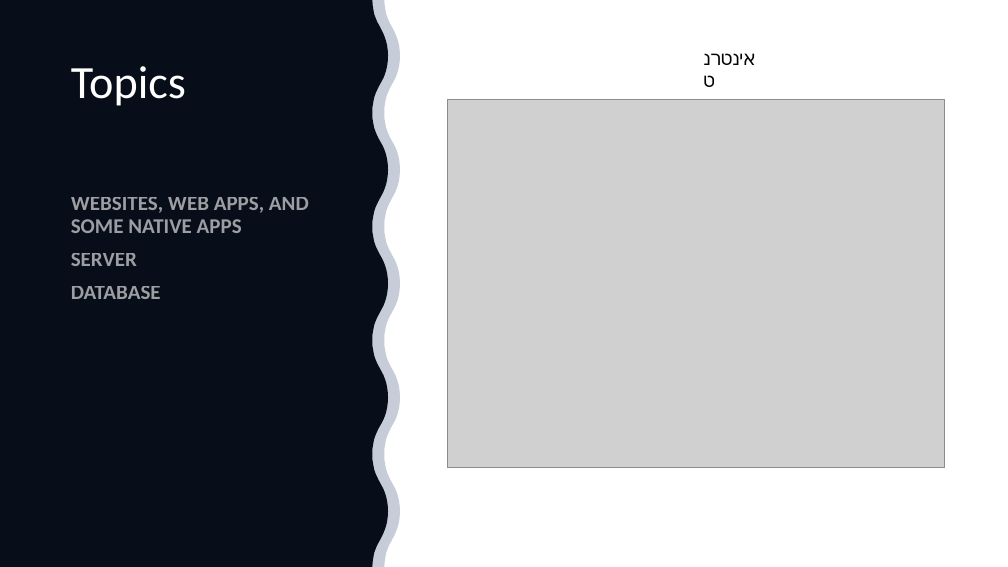
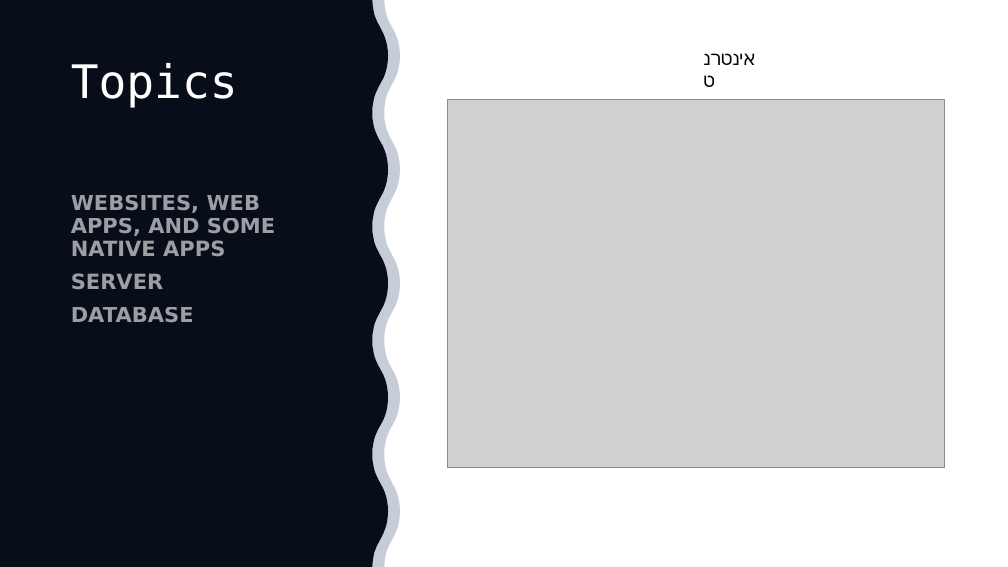
Before and after one commit to talyaron/FullStack_March-2024, a slide deck: slide 2 of 00-Intro/Course methodology.pptx. Drawn at 1008x567 pixels with LibreOffice and Linux fonts; fonts in the diff are those of the drawing; grey boxes stand for pictures. Boxes give left, top, right and bottom in pixels: in the first picture for what was removed or moved away, otherwise in the second. Text is boxed around its words. In the diff, an @@ line names an element or a change of style, - is before the commit and + after.

```diff
--- a/00-Intro/Course methodology.pptx
+++ b/00-Intro/Course methodology.pptx
@@ title "Topics" at [71,63,238,108]: font Calibri to DejaVu Sans Mono @@
@@ text "WEBSITES, WEB APPS, AND SOME ..." at [71,195,275,323]: font Calibri to DejaVu Sans @@
```
Also in this commit, not shown: 13 other slides changed, 3 slides added.
